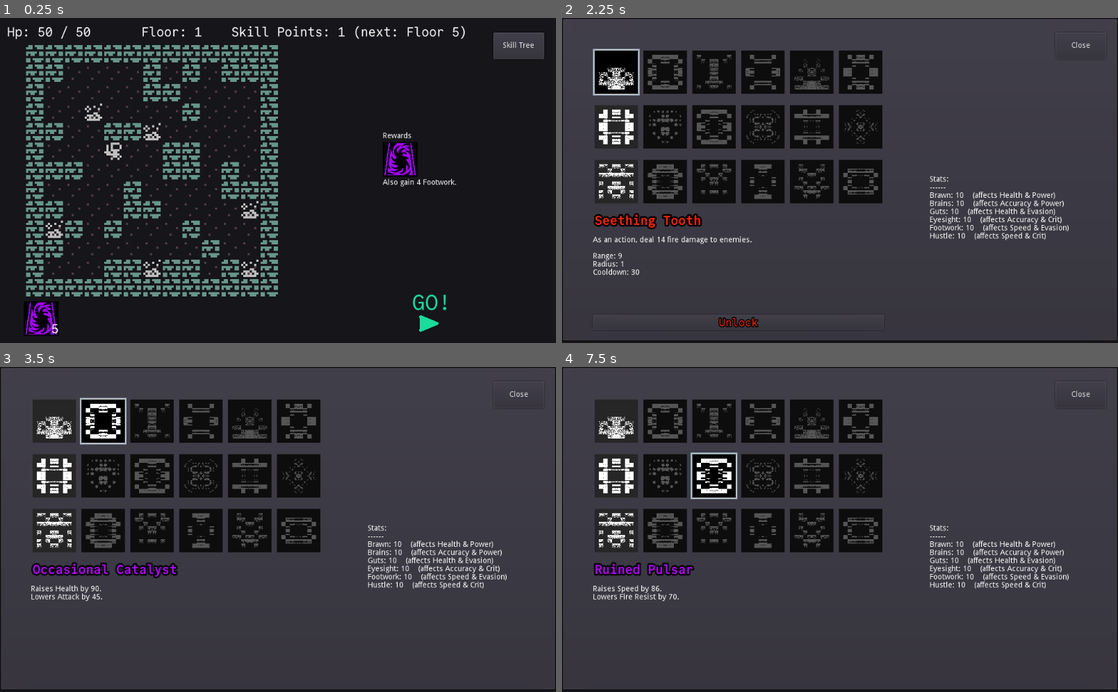
Above: before the commit, frames 1-4 (two rows, left to right).
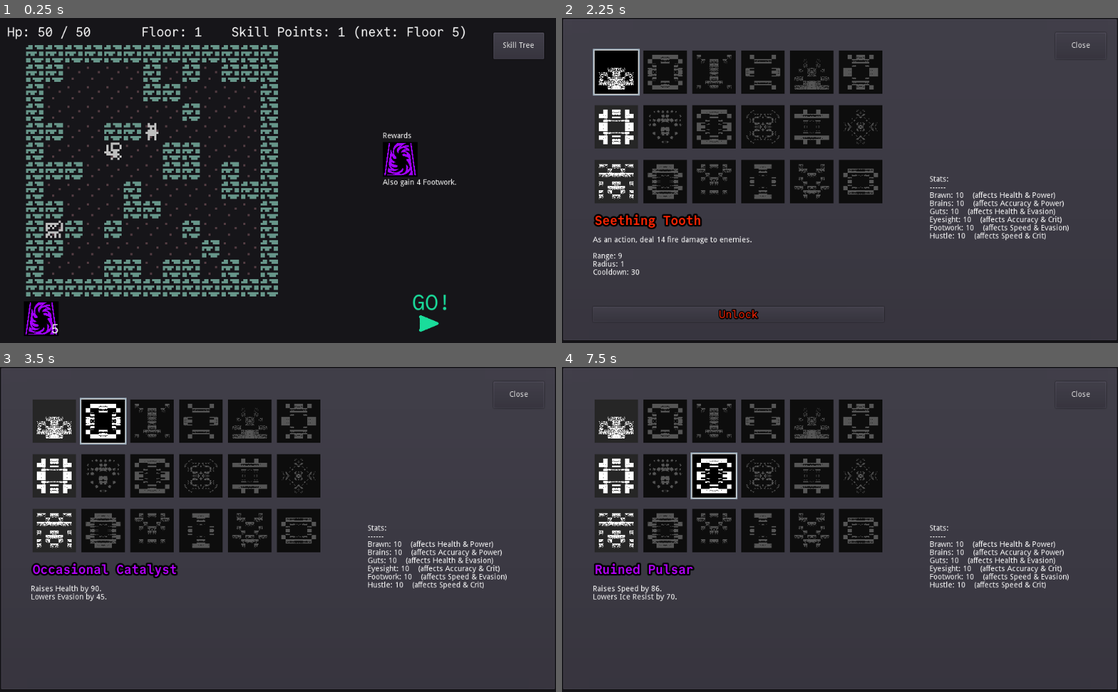
Above: after the commit, the same moments.

Repository: redxaxder/7DRL2024
Game: Godot game, scene res://main.tscn
The game is run twice, just before and just after one commit, with the same random seed, the same clock (stepped at 60 frames per second) and the same inputs.
Inputs (mouse positions are in pixels of both pictures, inside the frame that each line leads up to):
- Up to frame 1 (0.25 s): no input
- Up to frame 2 (2.25 s): click "Skill Tree" at 0.5 s; click (990, 317) at 1.25 s; click (617, 73) at 2.02 s
- Up to frame 3 (3.5 s): click (105, 422) at 2.77 s
- Up to frame 4 (7.5 s): click (712, 422) at 3.52 s; click (762, 422) at 4.27 s; click (812, 422) at 5.02 s; click (862, 422) at 5.77 s; click (667, 477) at 6.52 s; click (712, 477) at 7.27 s

The runs differ from the first frame. In frame 1, 0.5% of the frame differs, in the area x 8-47%, y 26-80%; in frame 2, 0.3%; in frame 3, 0.1%; in frame 4, 0.1%.

Commit message:
Hermit and encounter tuning

Diff:
--- a/ViewSkillTree.tscn
+++ b/ViewSkillTree.tscn
@@ -52,8 +52,8 @@
 [node name="ScrollContainer" type="ScrollContainer" parent="SkillTreeContainer"]
 margin_top = 88.0
 margin_right = 200.0
-margin_bottom = 218.0
-rect_min_size = Vector2( 200, 130 )
+margin_bottom = 203.0
+rect_min_size = Vector2( 200, 115 )
 size_flags_vertical = 3
 follow_focus = true
 scroll_horizontal_enabled = false
@@ -67,9 +67,9 @@
 scroll_following = true
 
 [node name="UnlockButton" type="Button" parent="SkillTreeContainer"]
-margin_top = 233.0
+margin_top = 218.0
 margin_right = 200.0
-margin_bottom = 261.0
+margin_bottom = 246.0
 custom_fonts/font = SubResource( 2 )
 text = "Unlock"
 
--- a/data/actor_types.gd
+++ b/data/actor_types.gd
@@ -12,6 +12,7 @@
 	Gazer,
 	BigShrine,
 	Dragon,
+	Hermit,
 	}
 
 const NAMES = [ \
@@ -27,6 +28,7 @@
 	"Gazer",
 	"Shrine",
 	"Dragon",
+	"Hermit",
 ]
 
 const SPRITES = [ \
@@ -42,6 +44,7 @@
 	preload("res://graphics/gazer/gazer.tscn"),
 	preload("res://graphics/shrine/shrine.png"),
 	preload("res://graphics/dragon/dragon.png"),
+	preload("res://graphics/hermit.png"),
   ]
 
 const STATS = {
@@ -104,6 +107,11 @@
 		"attack": Elements.Kind.Fire,
 		Stat.Kind.FireResist: 150,
 		Stat.Kind.IceResist: 150,
+	},
+	Type.Hermit: {
+		"base": [7,7,7,7, 7,7],
+		"attack": Elements.Kind.Ice,
+		Stat.Kind.PhysicalResist: 200,
 	},
 }
 
--- a/data/skills/Stat.gd
+++ b/data/skills/Stat.gd
@@ -12,7 +12,7 @@
 
 const MINIMUM = [	1, 1, 1, 1, 1, 1, # 6 primary (base) stats don't go below 1 [maybe they could?]
 				1, 1, 1, 1, 1, 1, # 6 don't go below 1
-				0, 0, 0, 0, # elemental attack stats don't go below 0. they are bonuses only, not penalties
+				-99, -99, -99, -99, # elemental attack stats don't go below 0. they are bonuses only, not penalties
 				-999,-999,-999,-999, # elemental resists can get low but not crazy low
 				]
 
--- /dev/null
+++ b/graphics/hermit.tscn
@@ -0,0 +1,7 @@
+[gd_scene load_steps=2 format=2]
+
+[ext_resource path="res://graphics/hermit.png" type="Texture" id=1]
+
+[node name="Hermit" type="Sprite"]
+scale = Vector2( 8, 8 )
+texture = ExtResource( 1 )
--- a/main.gd
+++ b/main.gd
@@ -312,10 +312,11 @@
 	Actor.Type.Crab,
 	Actor.Type.Goblin,
 	Actor.Type.Squid,
+	Actor.Type.Hermit,
 	#dragon not included
 	]
 var encounters = [
-	{	"weight": 300,
+	{	"weight": 100,
 		"focus": 0, # the main floor it's on
 		"min": 1,
 		"max": 6,
@@ -327,6 +328,11 @@
 		"min": 2,
 		"max": 3,
 		"units": [Actor.Type.Wolf, Actor.Type.Dragon]
+	},
+	{	"focus": 5, #very early game encounters
+		"min": 2,
+		"max": 4,
+		"units": [Actor.Type.Blorp, Actor.Type.Snake, Actor.Type.Goblin, Actor.Type.Squid, Actor.Type.Hermit]
 	},
 	{	"focus": 10,
 		"min": 1,
Not shown, added: graphics/hermit.png.import
